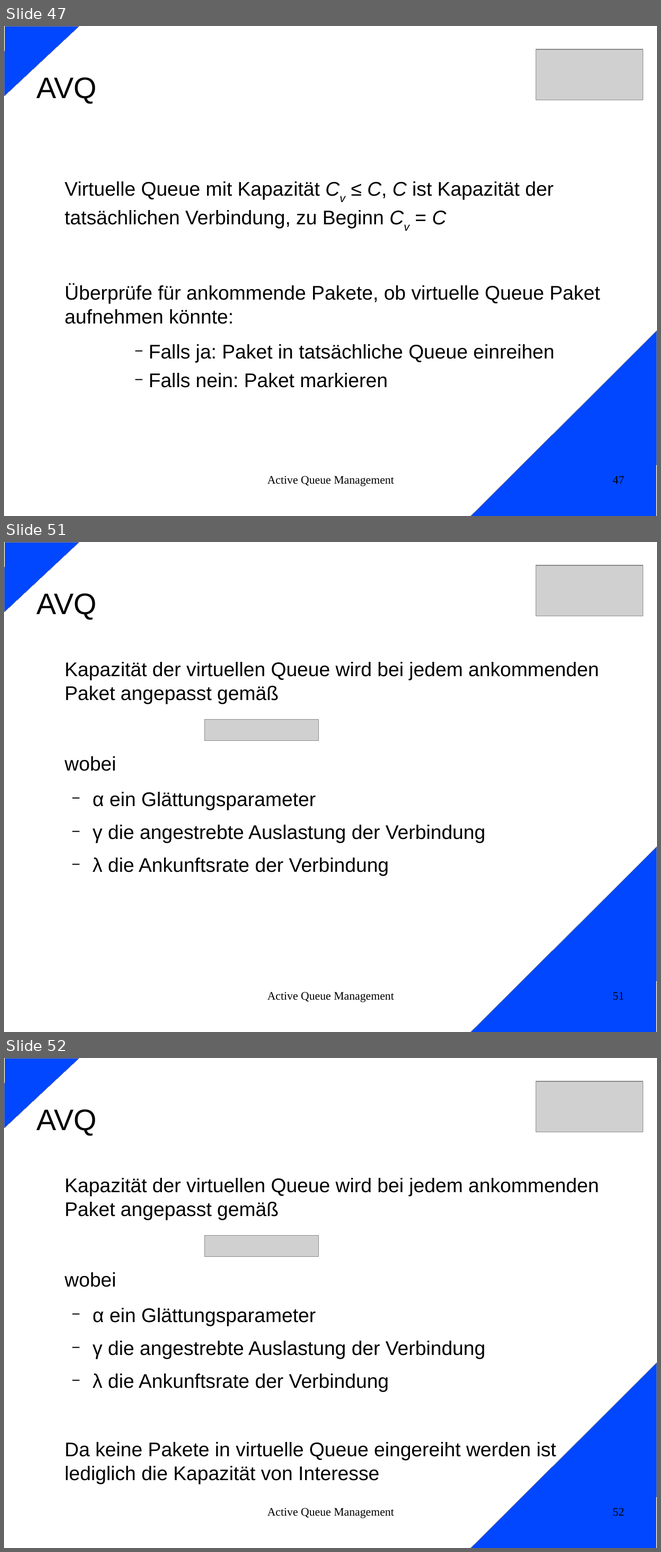
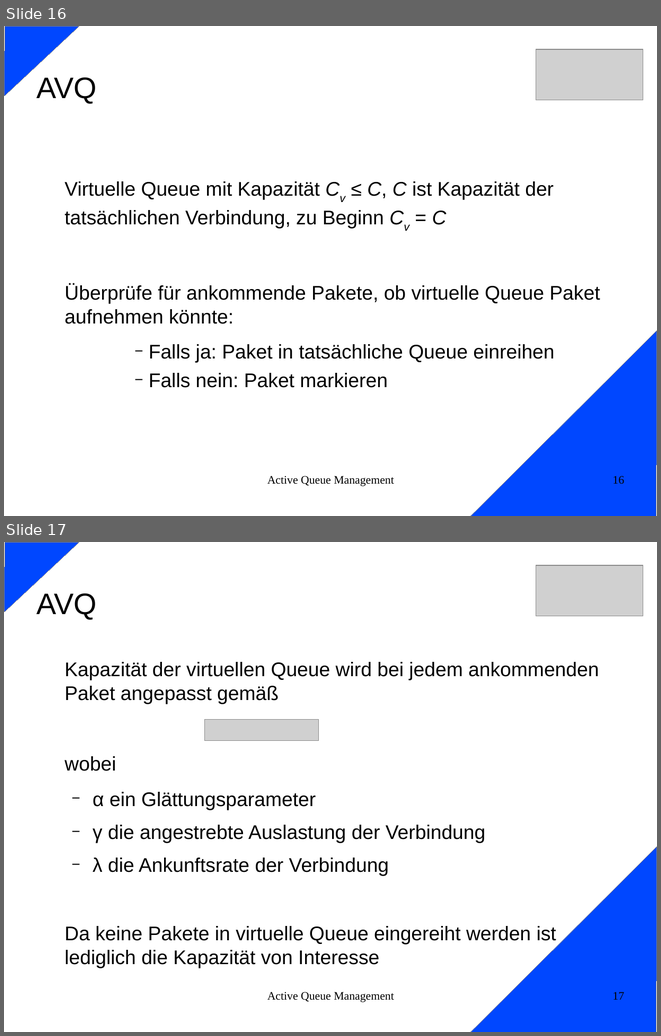
Before and after one commit to mullahaljaid/seminar_ss_14, a slide deck: Vortrag/AQM_Teil2.odp. Shown one above the other, each under a label of ours: slides 47, 51 and 52 before the commit, slides 16 and 17 after it; the slides between them are not shown. The pictures are 661x1552 and 661x1036 pixels, drawn with LibreOffice and Linux fonts; fonts in the diff are those of the drawing; grey boxes stand for pictures. Boxes give left, top, right and bottom in pixels: in the first picture for what was removed or moved away, otherwise in the second. Text is boxed around its words. In the diff, an @@ line names an element or a change of style, - is before the commit and + after.

```diff
--- a/Vortrag/AQM_Teil2.odp
+++ b/Vortrag/AQM_Teil2.odp
@@ slide 51 removed at (4, 542, 657, 1032), background #FFFFFF @@
@@ right triangle removed at (5, 542, 79, 612) @@
@@ picture removed at (536, 565, 643, 616) @@
@@ title removed at (37, 593, 97, 619) @@
-AVQ
@@ text removed at (64, 662, 599, 876) @@
-Kapazität der virtuellen Queue wird bei jedem ankommenden Paket angepasst gemäß
-wobei
-  − α ein Glättungsparameter
-  − γ die angestrebte Auslastung der Verbindung
-  − λ die Ankunftsrate der Verbindung
@@ picture removed at (205, 719, 319, 741) @@
@@ right triangle removed at (470, 846, 657, 1032) @@
@@ text removed at (267, 991, 394, 1002) @@
-Active Queue Management
@@ page number removed at (612, 991, 624, 1000) @@
-51
@@ what was slide 47 is now slide 16 @@
@@ page number at (612, 475, 624, 484): text changed @@
-47
+16
@@ what was slide 52 is now slide 17 @@
@@ page number at (612, 991, 624, 999): text changed @@
-52
+17
```
Also in this commit, not shown: 1 slide changed, 60 other slides removed, 1 other file.
